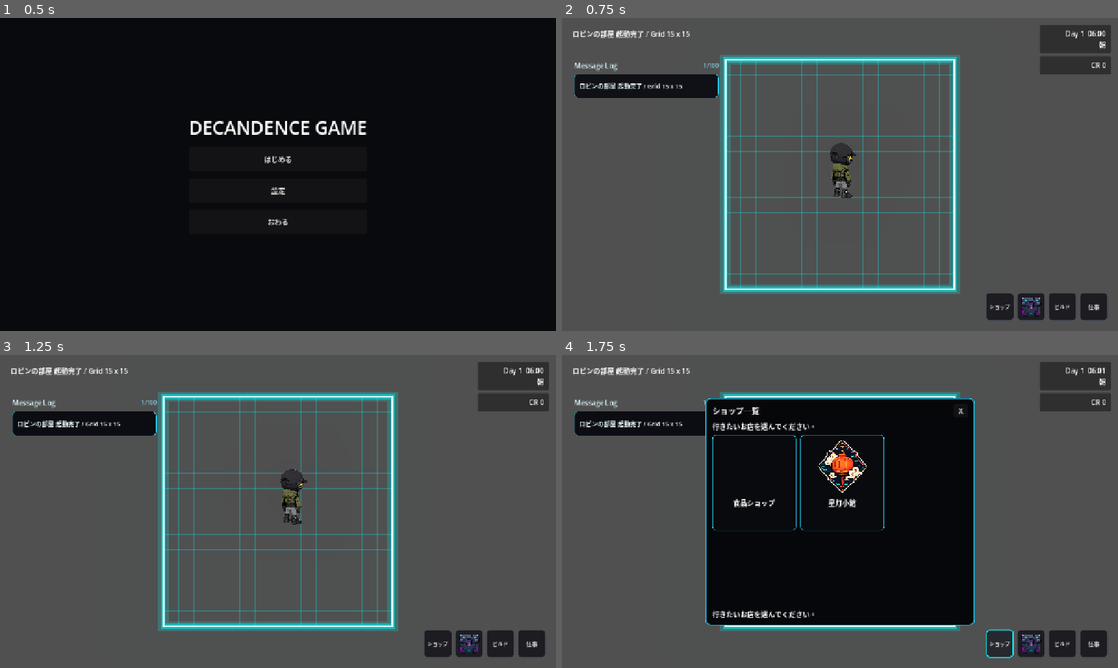
Above: before the commit, frames 1-4 (two rows, left to right).
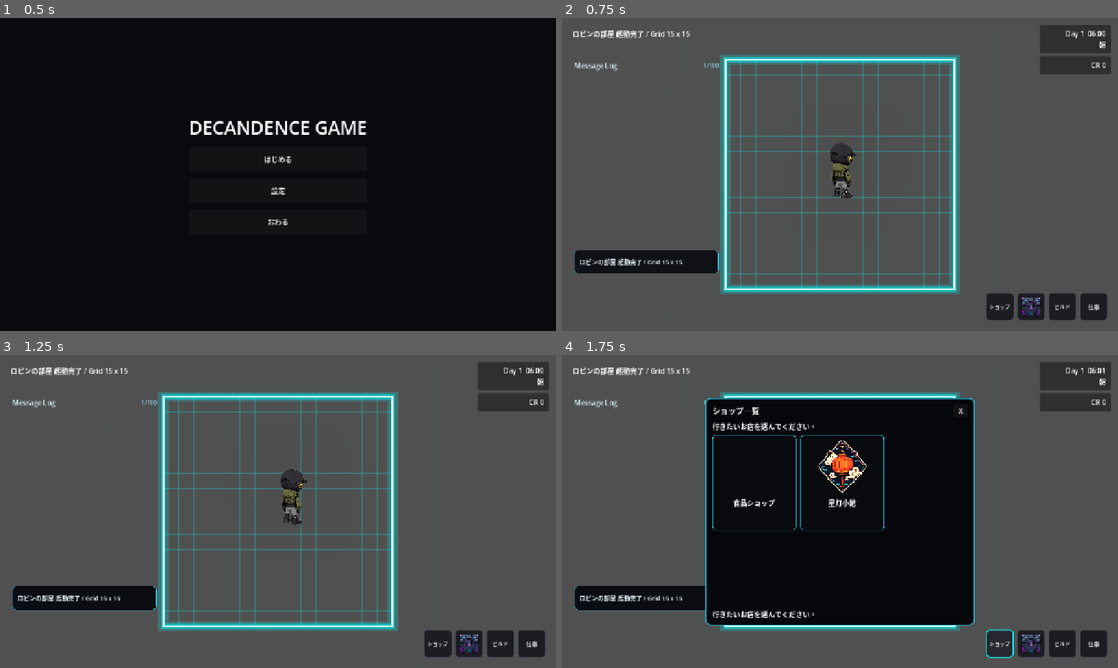
Above: after the commit, the same moments.

Repository: grimoire1089-coder/optimistic
Game: Godot game, scene res://Scenes/Boot/TitleScene.tscn
Two runs of this game, one before a commit and one after it. Both use one fixed random seed, a clock stepped at 60 frames per second and the inputs below. Sound files missing from this copy of the repository are replaced by a short silence.
Inputs:
- Up to frame 1 (0.5 s): no input
- Up to frame 2 (0.75 s): click "はじめる" at 0.5 s
- Up to frame 3 (1.25 s): no input
- Up to frame 4 (1.75 s): click "ショップ" at 1.25 s

Frame 1 is identical in both runs. In frame 2, 3.8% of the frame differs, in the area x 2-29%, y 18-82%; in frame 3, 4.0%; in frame 4, 3.6%.

Commit message:
Stack message log cards from bottom

Diff:
--- a/Scenes/UI/HUD/MessageLogPanel.tscn
+++ b/Scenes/UI/HUD/MessageLogPanel.tscn
@@ -70,6 +70,9 @@
 
 [node name="MessageList" type="VBoxContainer" parent="MarginContainer/Rows/ScrollContainer"]
 unique_name_in_owner = true
+custom_minimum_size = Vector2(0, 440)
 layout_mode = 2
 size_flags_horizontal = 3
+size_flags_vertical = 3
 theme_override_constants/separation = 8
+alignment = 2
